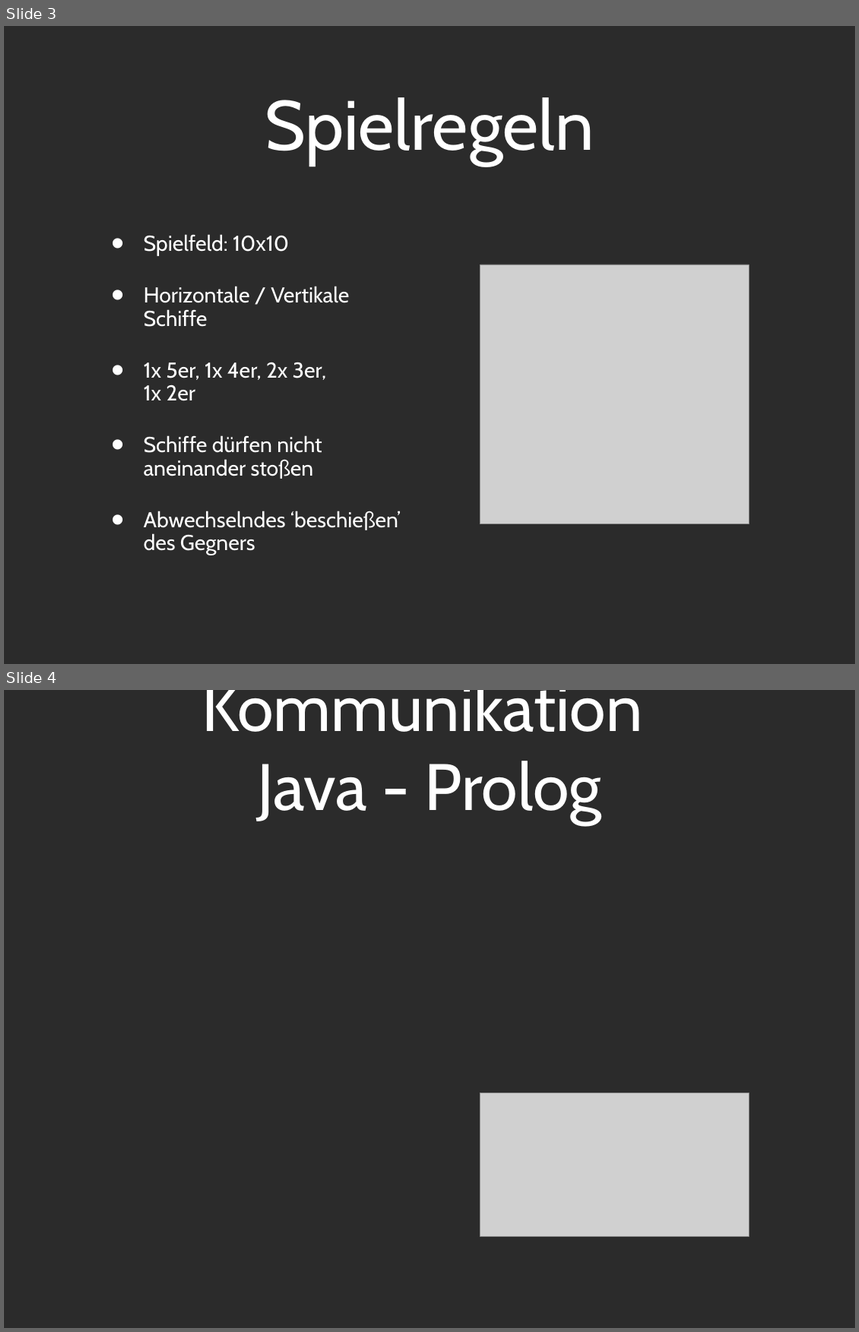
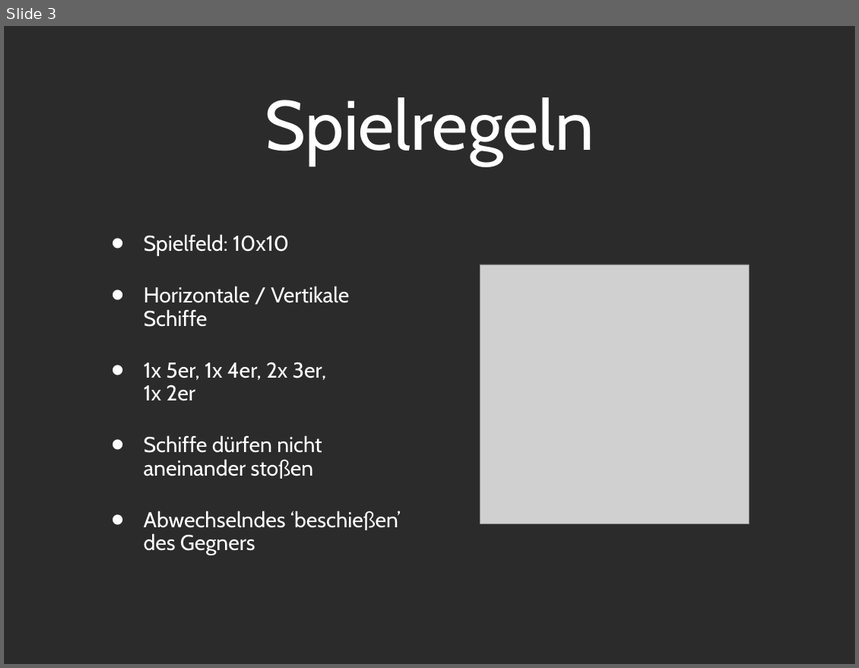
Before and after one commit to Tsopic/ai-battleship, a slide deck: Präsentation/Presentation_PPT.ppt. Shown one above the other, each under a label of ours: slides 3 and 4 before the commit, slide 3 after it. The pictures are 859x1332 and 859x668 pixels, drawn with LibreOffice and Linux fonts; fonts in the diff are those of the drawing; grey boxes stand for pictures; background and template pictures are left out; a plain dark background stands for a picture behind light text. Boxes give left, top, right and bottom in pixels: in the first picture for what was removed or moved away, otherwise in the second. Text is boxed around its words. In the diff, an @@ line names an element or a change of style, - is before the commit and + after.

```diff
--- a/Präsentation/Presentation_PPT.ppt
+++ b/Präsentation/Presentation_PPT.ppt
@@ slide 4 removed at bbox=[4, 690, 855, 1328], background picture (left out) @@
@@ title removed at bbox=[202, 690, 642, 825] @@
-Kommunikation
-Java - Prolog
@@ picture removed at bbox=[481, 1093, 750, 1237] @@
```
Also in this commit, not shown: 1 slide changed, 6 slides added, 1 other file.
